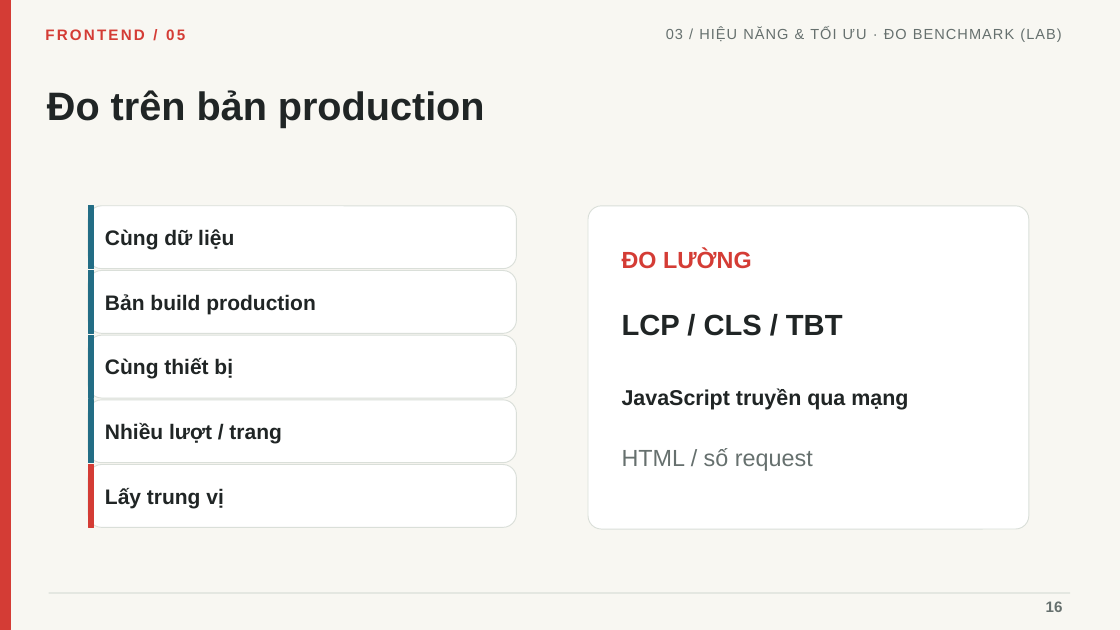
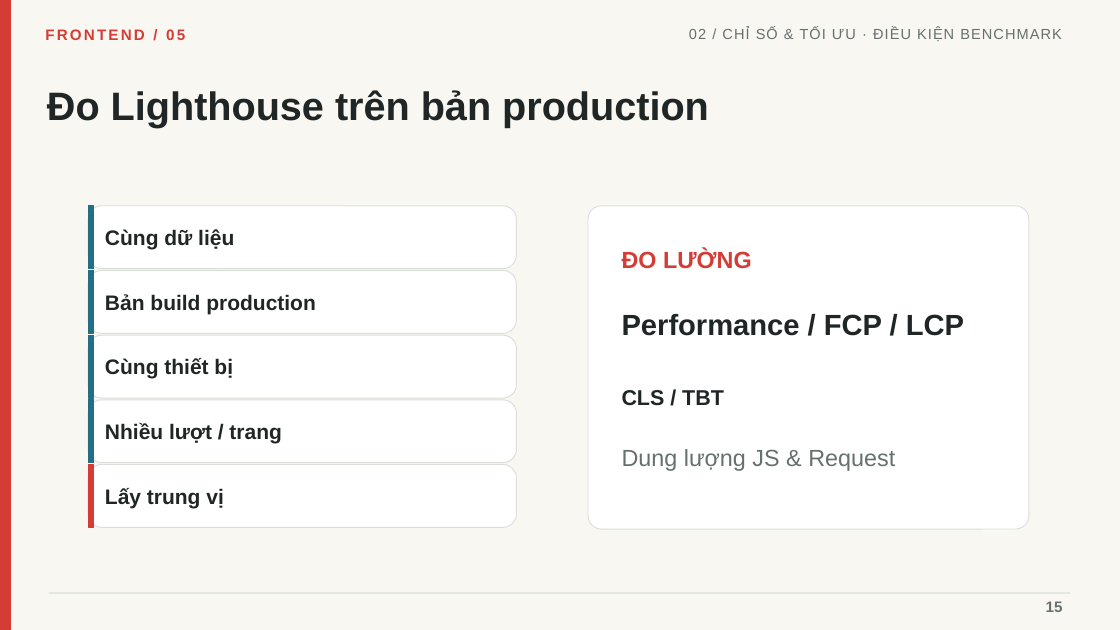
Before and after one commit to linhtn-spec/seminar-nextjs, a slide deck: slide 15 of Seminar_05_Frontend_Roadmap_Tieng_Viet_Da_Chinh_Sua.pptx (slide 16 before the commit). Drawn at 1120x630 pixels with LibreOffice and Linux fonts; fonts in the diff are those of the drawing. Boxes give left, top, right and bottom in pixels: in the first picture for what was removed or moved away, otherwise in the second. Text is boxed around its words. In the diff, an @@ line names an element or a change of style, - is before the commit and + after.

Commit message:
feat: add before-and-after optimization comparison labs and benchmark views

```diff
--- a/Seminar_05_Frontend_Roadmap_Tieng_Viet_Da_Chinh_Sua.pptx
+++ b/Seminar_05_Frontend_Roadmap_Tieng_Viet_Da_Chinh_Sua.pptx
@@ text at (689, 28, 1061, 41): text changed @@
-03 / HIỆU NĂNG & TỐI ƯU · ĐO BENCHMARK (LAB)
+02 / CHỈ SỐ & TỐI ƯU · ĐIỀU KIỆN BENCHMARK
@@ text at (47, 90, 709, 128): text changed @@
-Đo trên bản production
+Đo Lighthouse trên bản production
@@ text at (622, 314, 964, 336): text changed @@
-LCP / CLS / TBT
+Performance / FCP / LCP
@@ text at (622, 390, 724, 406): text changed @@
-JavaScript truyền qua mạng
+CLS / TBT
@@ text at (622, 449, 895, 471): text changed @@
-HTML / số request
+Dung lượng JS & Request
```
Also in this commit, not shown: 19 other slides changed, 8 slides added, 7 slides removed, 25 other files.
